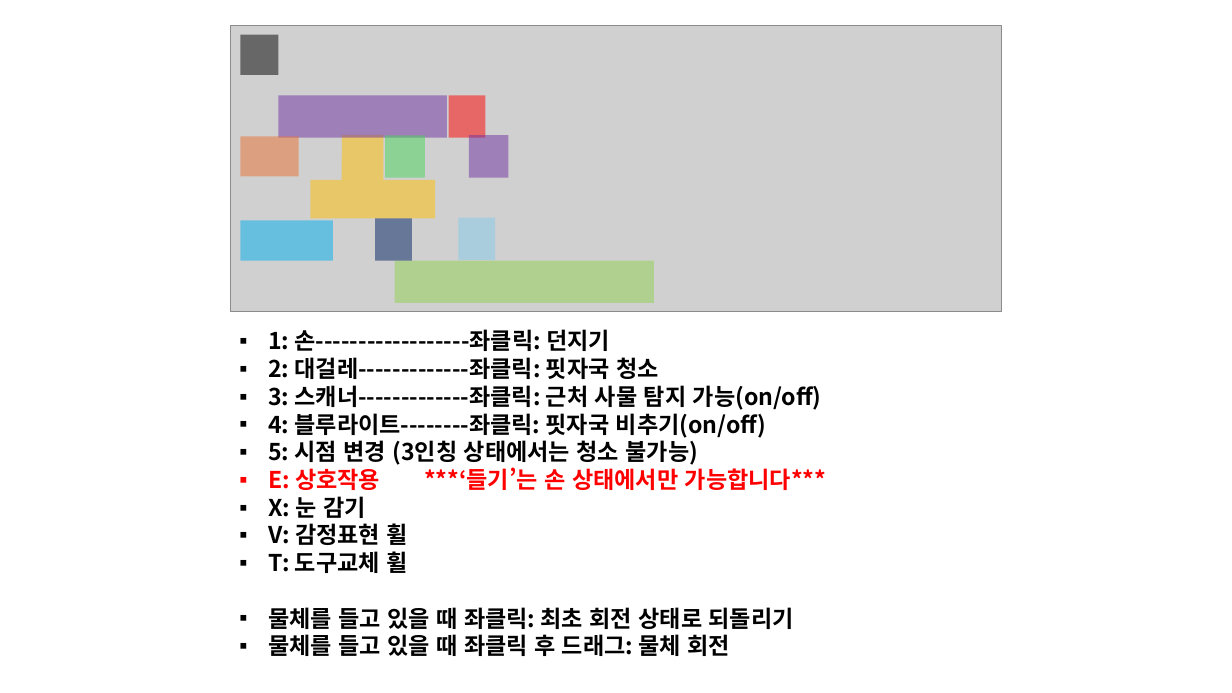
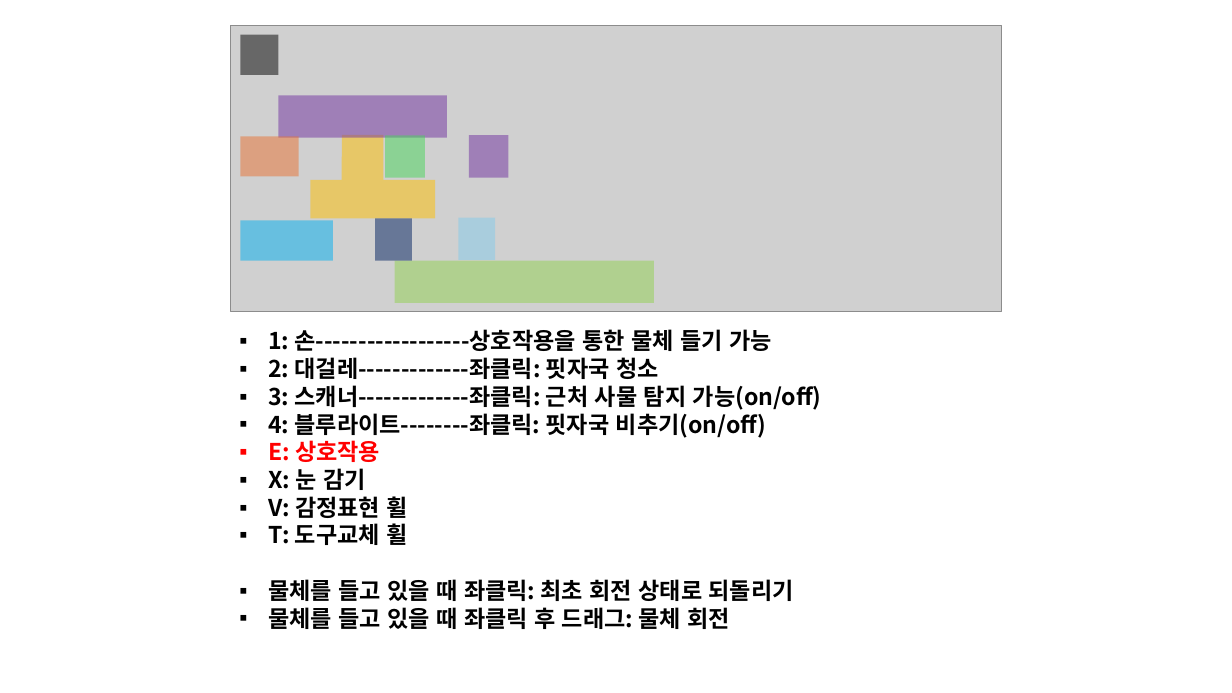
Before and after one commit to CrograNM/_CCD, a slide deck: slide 2 of 문서/CCD 설명서.pptx. Drawn at 1232x693 pixels with LibreOffice and Linux fonts; fonts in the diff are those of the drawing; grey boxes stand for pictures; background and template pictures are left out. Boxes give left, top, right and bottom in pixels: in the first picture for what was removed or moved away, otherwise in the second. Text is boxed around its words. In the diff, an @@ line names an element or a change of style, - is before the commit and + after.

```diff
--- a/문서/CCD 설명서.pptx
+++ b/문서/CCD 설명서.pptx
@@ rectangle removed at [449,95,486,138] @@
@@ text at [268,329,772,351]: text changed @@
-▪ 1: 손------------------좌클릭: 던지기
+▪ 1: 손------------------상호작용을 통한 물체 들기 가능
@@ text at [268,440,380,462]: text changed @@
-▪ 5: 시점 변경 (3인칭 상태에서는 청소 불가능)
-▪ E: 상호작용 ***‘들기’는 손 상태에서만 가능합니다***
+▪ E: 상호작용
```
Also in this commit, not shown: 1 other slide changed, 11 other files.
